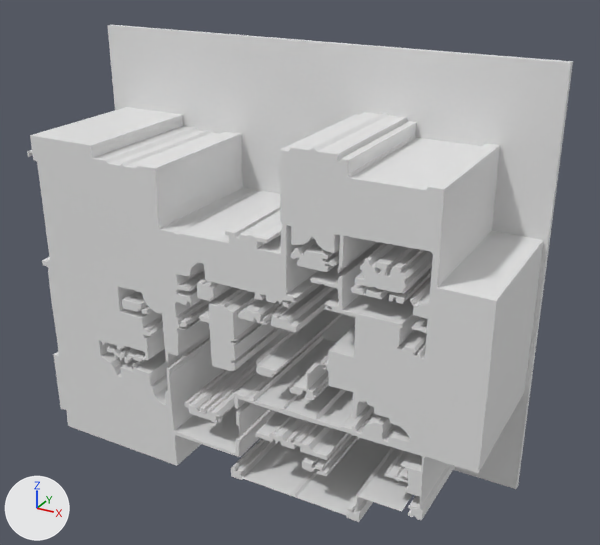
One commit to the glTF model version one/out_3d/79_8.glb: the scene before it, then after it.
Both versions are drawn from a 50 mm lens placed at (13.15, -15.07, 11.41), pointed at (5.58, -1.3, 4.53). The lights are fixed; the arrows at lower left show +X, +Y and +Z. Where no turn or scale is listed for an object, it has been applied to the vertices. Vertices at the same position are counted once.

In view in the first picture: 'geometry_0'.
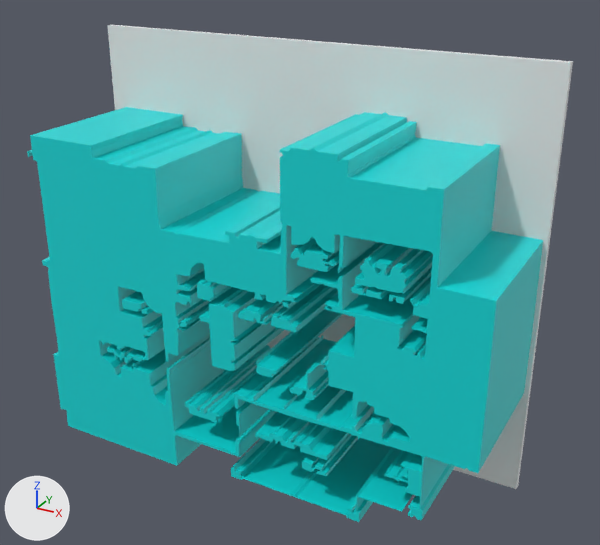
Changed parts and their boxes (x1, y1, x2, y2) in the pictures (600 x 545 px; the box of a moved part takes in the faces that stretch with it):
```json
{"part": 1, "of": "me_geometry_0", "change": "moved or reshaped", "before": [231, 413, 290, 476], "after": [231, 413, 290, 479]}
{"part": 2, "of": "me_geometry_0", "change": "moved or reshaped", "before": [109, 165, 254, 293], "after": [33, 152, 254, 259]}
{"part": 3, "of": "me_geometry_0", "change": "recoloured", "before": [28, 45, 553, 521], "after": [28, 45, 553, 521], "on screen": "grey to cyan"}
```

Scene script edits in JSON lines:
```json
{"op": "add", "block": "mat_defaultmaterial", "code": ["mat_defaultmaterial = bpy.data.materials.new('DefaultMaterial')", "mat_defaultmaterial.use_nodes = True; mat_defaultmaterial.node_tree.nodes.clear()", "_N = mat_defaultmaterial.node_tree.nodes; _L = mat_defaultmaterial.node_tree.links", "n0 = _N.new('ShaderNodeOutputMaterial'); n0.name = 'Material Output'", "n1 = _N.new('ShaderNodeBsdfPrincipled'); n1.name = 'Principled BSDF'", "n2 = _N.new('ShaderNodeVertexColor'); n2.name = 'Color Attribute'", "_L.new(n1.outputs[0], n0.inputs[0])  # 'BSDF' to 'Surface'", "_L.new(n2.outputs[0], n1.inputs[0])  # 'Color' to 'Base Color'"]}
{"block": "me_geometry_0", "where": "# used by ob_geometry_0; location = (0.0, 0.0, 0.0)"}
{"op": "remove", "block": "me_geometry_0", "code": "me_geometry_0.from_pydata(...)  # 1486 vertices, 2900 faces; spans x 0.0..10.23, y -3.15..0.0, z 0.0..8.98"}
{"op": "add", "block": "me_geometry_0", "code": "me_geometry_0.from_pydata(...)  # 1480 vertices, 2888 faces; spans x 0.0..10.23, y -3.15..0.0, z 0.0..8.98"}
{"block": "me_geometry_0", "change": "me_geometry_0 part 1: 10 vertices removed from x 5.03..5.92, y -3.15..-0.15, z 0.57..1.82; 6 vertices added at x 5.04..5.91, y -3.15..-0.15, z 0.57..1.82"}
{"block": "me_geometry_0", "change": "me_geometry_0 part 2: 4 vertices removed from x 3.5..3.54, y -3.15..-0.15, z 5.7..5.72; 2 vertices added at x 3.51, y -3.15..-0.15, z 5.71"}
{"block": "me_geometry_0", "change": "me_geometry_0 part 3: 1976 faces spanning x 0.0..10.23, y -3.15..0.0, z 0.0..8.98 switch from no material to mat_defaultmaterial"}
```
